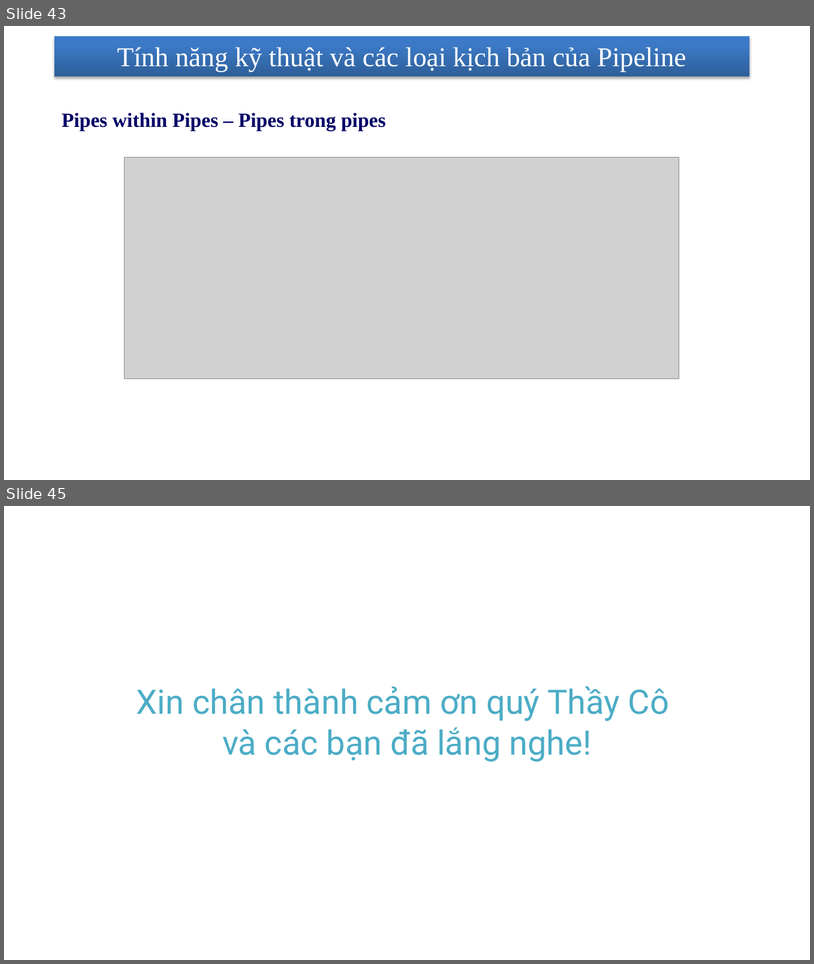
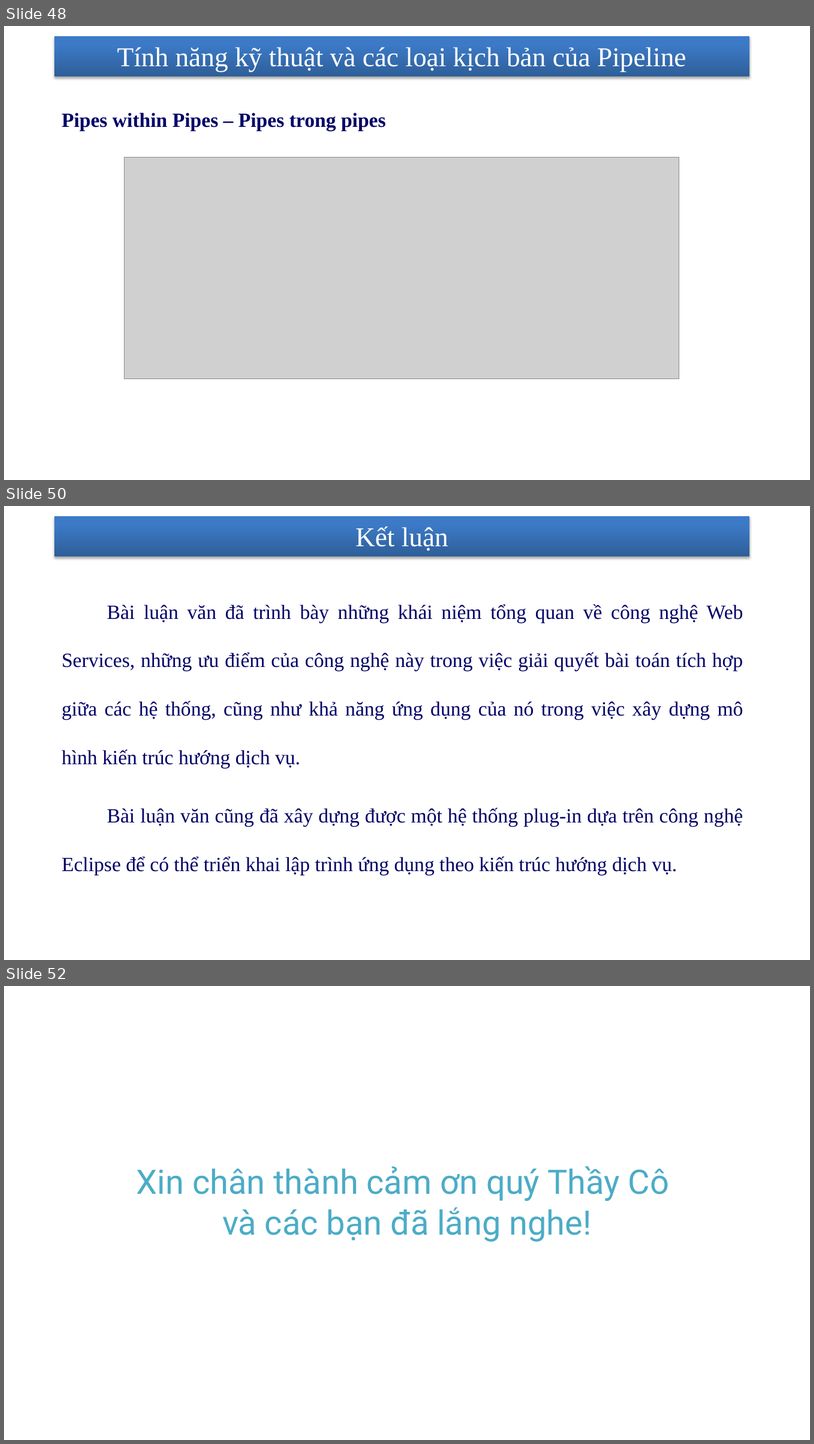
Before and after one commit to nhanhnt/LUANVAN, a slide deck: WORD/luanvan_nhanhnt_ver5.pptx. Shown one above the other, each under a label of ours: slides 43 and 45 before the commit, slides 48, 50 and 52 after it; the slides between them are not shown. The pictures are 814x964 and 814x1444 pixels, drawn with LibreOffice and Linux fonts; fonts in the diff are those of the drawing; grey boxes stand for pictures; background and template pictures are left out. Boxes give left, top, right and bottom in pixels: in the first picture for what was removed or moved away, otherwise in the second. Text is boxed around its words. In the diff, an @@ line names an element or a change of style, - is before the commit and + after.

```diff
--- a/WORD/luanvan_nhanhnt_ver5.pptx
+++ b/WORD/luanvan_nhanhnt_ver5.pptx
@@ slide 50 added at [4, 506, 810, 960], background picture (left out); not listed: 1 template element that a slide beside it also shows @@
@@ title added at [356, 526, 449, 551], 32.4 pt, text #FFFFFF @@
+Kết luận
@@ text added at [62, 604, 744, 874], 24 pt, text #000066 @@
+    Bài luận văn đã trình bày những khái niệm tổng quan về công nghệ Web Services, những ưu điểm của công nghệ này trong việc giải quyết bài toán tích hợp giữa các hệ thống, cũng như khả năng ứng dụng của nó trong việc xây dựng mô hình kiến trúc hướng dịch vụ.
+    Bài luận văn cũng đã xây dựng được một hệ thống plug-in dựa trên công nghệ Eclipse để có thể triển khai lập trình ứng dụng theo kiến trúc hướng dịch vụ.
@@ page number added at [553, 928, 741, 952], 14 pt, text #FFFFFF @@
+50
@@ what was slide 43 is now slide 48 @@
@@ what was slide 45 is now slide 52 @@
```
Also in this commit, not shown: 4 slides changed, 8 other slides added, 1 slide removed.
